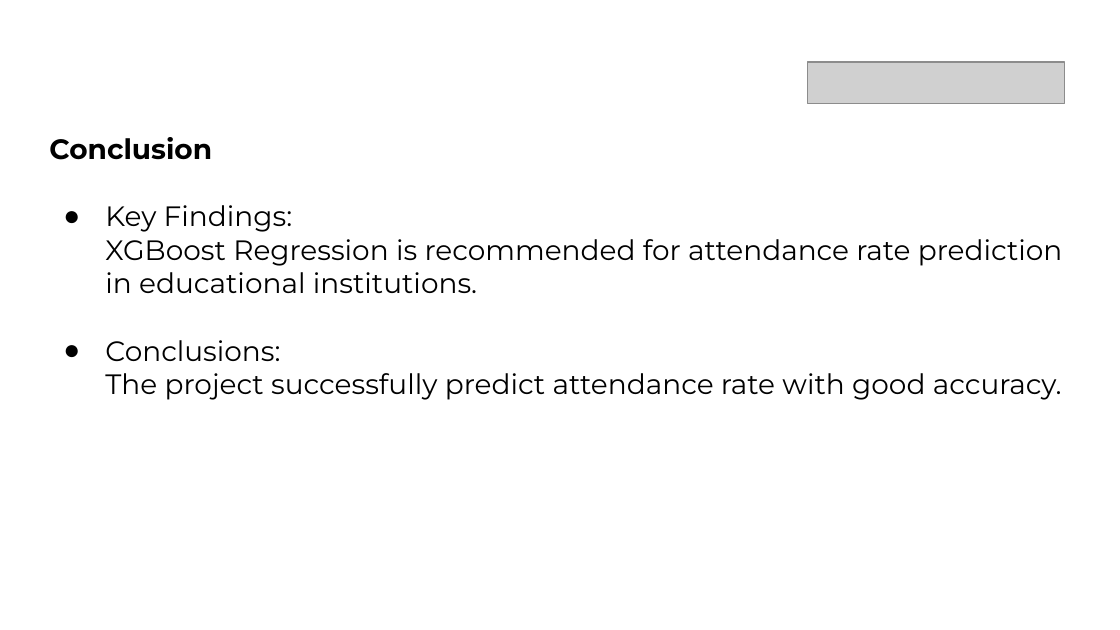
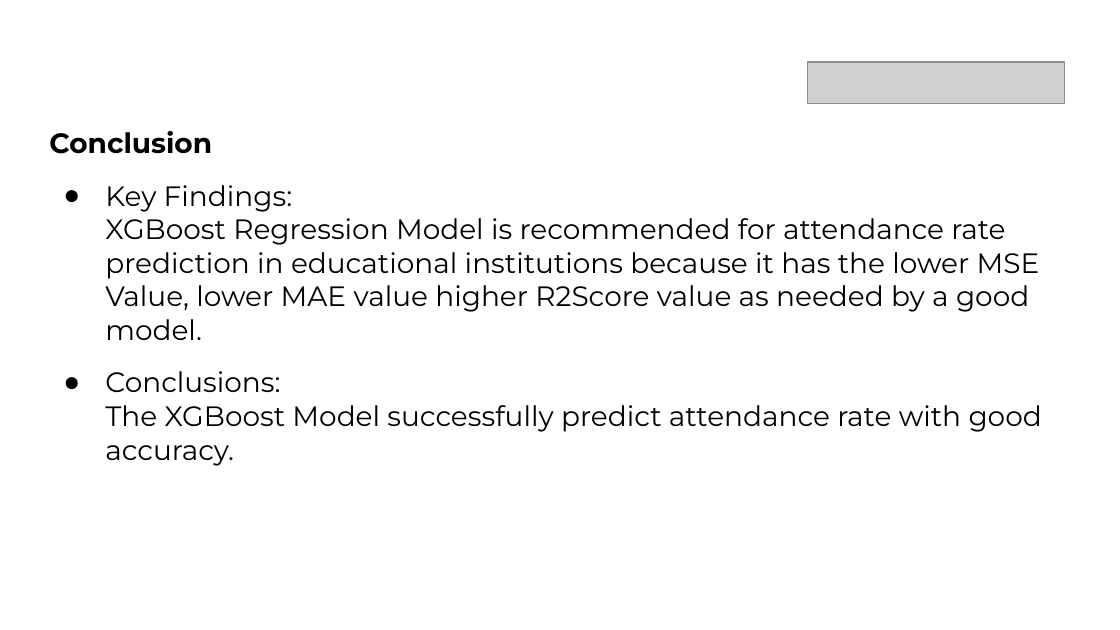
Before and after one commit to BheezPen/My-Upskilling-in-DS-and-AI-ML, a slide deck: slide 14 of 1st_Premier_Project/Confirmed_Deliverables/Predicting School Attendance Rate in Sub-National African Countries (Using Educational Infrastructure)_NeuralCraft.pptx (slide 9 before the commit). Drawn at 1120x630 pixels with LibreOffice and Linux fonts; fonts in the diff are those of the drawing; grey boxes stand for pictures. Boxes give left, top, right and bottom in pixels: in the first picture for what was removed or moved away, otherwise in the second. Text is boxed around its words. In the diff, an @@ line names an element or a change of style, - is before the commit and + after.

```diff
--- a/1st_Premier_Project/Confirmed_Deliverables/Predicting School Attendance Rate in Sub-National African Countries (Using Educational Infrastructure)_NeuralCraft.pptx
+++ b/1st_Premier_Project/Confirmed_Deliverables/Predicting School Attendance Rate in Sub-National African Countries (Using Educational Infrastructure)_NeuralCraft.pptx
@@ title at [105, 218, 1040, 340]: text changed @@
-XGBoost Regression is recommended for attendance rate prediction in educational institutions.
+XGBoost Regression Model is recommended for attendance rate prediction in educational institutions because it has the lower MSE Value, lower MAE value higher R2Score value as needed by a good model.
@@ title at [105, 405, 1042, 466]: text changed @@
-The project successfully predict attendance rate with good accuracy.
+The XGBoost Model successfully predict attendance rate with good accuracy.
```
Also in this commit, not shown: 5 other slides changed, 6 slides added, 2 other files.
